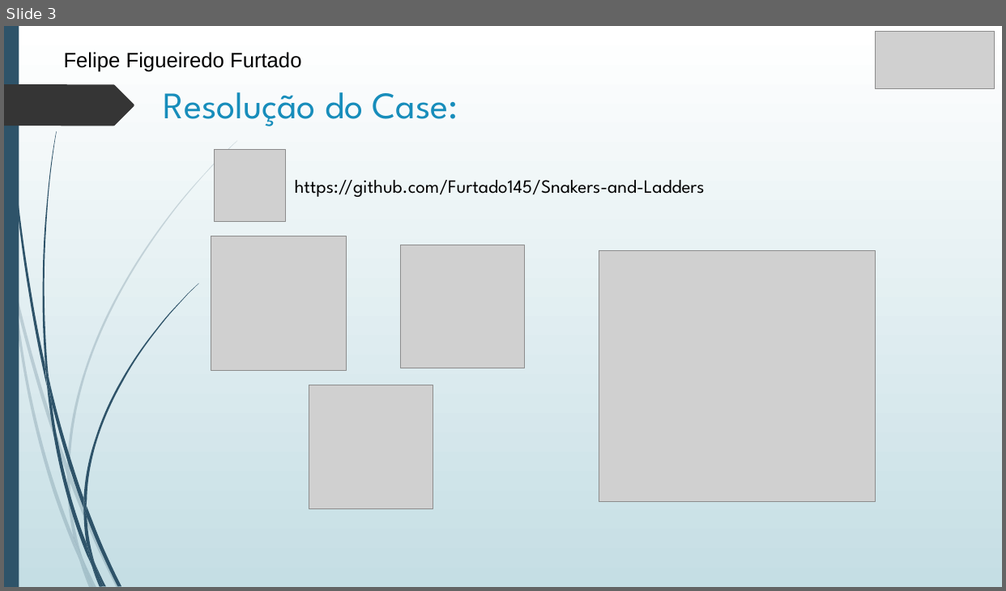
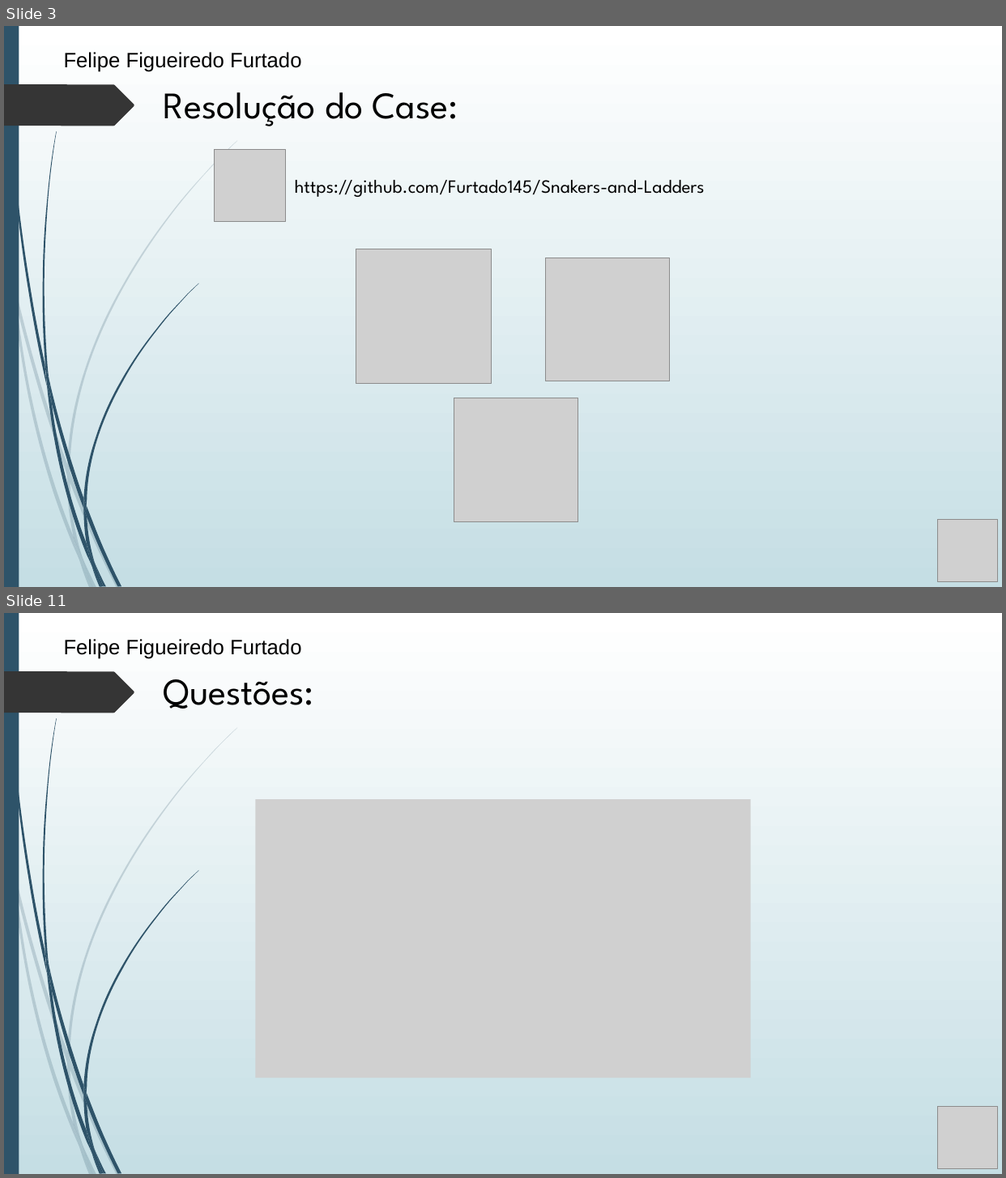
Before and after one commit to Furtado145/Snakers-and-Ladders, a slide deck: ApresentacaoDSM.pptx. Shown one above the other, each under a label of ours: slide 3 before the commit, slides 3 and 11 after it; the slides between them are not shown. The pictures are 1006x591 and 1006x1178 pixels, drawn with LibreOffice and Linux fonts; fonts in the diff are those of the drawing; grey boxes stand for pictures. Boxes give left, top, right and bottom in pixels: in the first picture for what was removed or moved away, otherwise in the second. Text is boxed around its words. In the diff, an @@ line names an element or a change of style, - is before the commit and + after.

```diff
--- a/ApresentacaoDSM.pptx
+++ b/ApresentacaoDSM.pptx
@@ slide 11 added at box(4, 613, 1002, 1174), background gradient #FFFFFF to #C5DEE5; not listed: 24 template elements that a slide beside it also shows @@
@@ text added at box(64, 639, 302, 659), 20 pt, text #000000 @@
+Felipe Figueiredo Furtado
@@ text added at box(163, 679, 313, 709), 36 pt, text #000000 @@
+Questões:
@@ picture added at box(256, 799, 750, 1078) @@
@@ picture added at box(938, 1106, 997, 1169) @@
@@ slide 3 changed as well @@
@@ picture removed at box(876, 31, 995, 89) @@
@@ title "Resolução do Case:" at box(164, 92, 458, 126): text colour #178DBB to #000000 @@
@@ picture removed at box(599, 250, 876, 502) @@
@@ 3 pictures: place and size @@
-3 pictures at box(211, 237, 524, 509)
+3 pictures at box(356, 249, 669, 523)
@@ picture added at box(938, 519, 997, 582) @@
```
Also in this commit, not shown: 14 other slides added, 2 slides removed.
